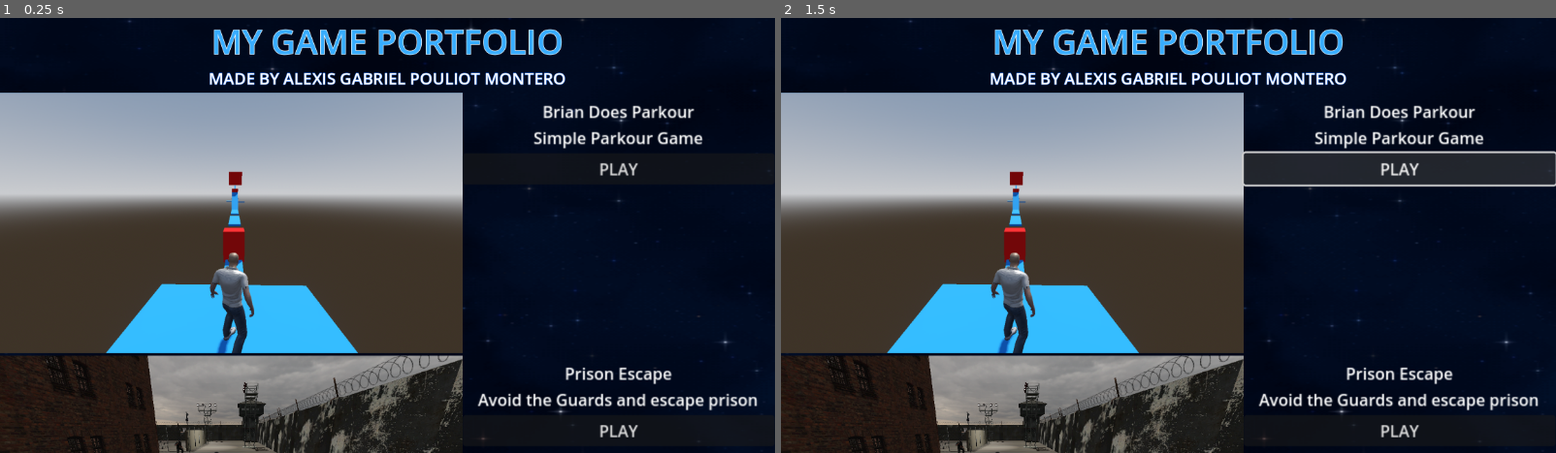
Above: before the commit, frames 1-2 (left to right).
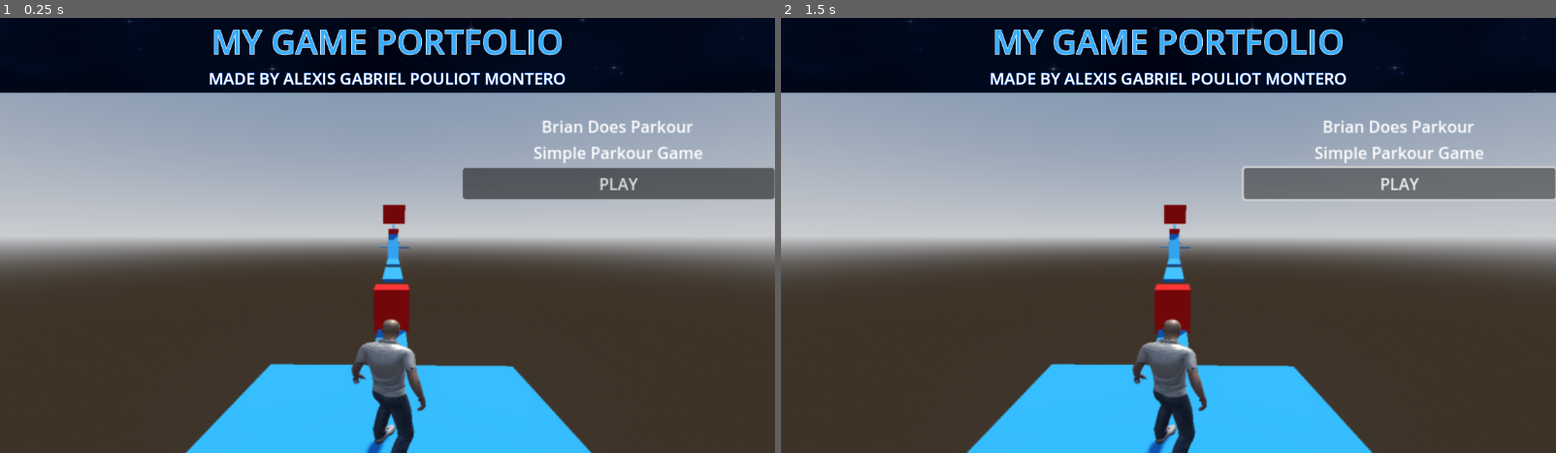
Above: after the commit, the same moments.

Repository: Alexis-dev410/Portfolio
Game: Godot game, scene res://Scenes/Portfolio.tscn
Two runs of this game, one before a commit and one after it. Both use one fixed random seed, a clock stepped at 60 frames per second and the inputs below. The project has no main scene, so this scene is started directly.
Inputs:
- Up to frame 1 (0.25 s): no input
- Up to frame 2 (1.5 s): click "PLAY" at 0.5 s; click "PLAY" at 1.25 s

The runs differ from the first frame. In frame 1, 62% of the frame differs, in the area x 0-100%, y 17-100%; in frame 2, 62%.

Commit message:
Added exe files, resized images

Diff:
--- a/Scenes/Portfolio.tscn
+++ b/Scenes/Portfolio.tscn
@@ -1,5 +1,6 @@
-[gd_scene load_steps=14 format=3 uid="uid://bmrptoldd76b2"]
+[gd_scene load_steps=15 format=3 uid="uid://bmrptoldd76b2"]
 
+[ext_resource type="Script" uid="uid://b8dsl1pprwb27" path="res://Scripts/portfolio.gd" id="1_bn2y4"]
 [ext_resource type="Texture2D" uid="uid://3pksx4n57wco" path="res://Assets/Brian does parkour.webp" id="3_46nt4"]
 [ext_resource type="Texture2D" uid="uid://2yrt3fovgcas" path="res://Assets/Prison.webp" id="4_ftr4p"]
 [ext_resource type="Texture2D" uid="uid://3o1cr7locorc" path="res://Assets/pixelart_starfield.png" id="4_wns4k"]
@@ -34,6 +35,7 @@
 outline_color = Color(0.15686275, 0.47058824, 1, 1)
 
 [node name="CanvasLayer" type="Node2D"]
+script = ExtResource("1_bn2y4")
 
 [node name="Background" type="Sprite2D" parent="."]
 position = Vector2(576, 324)
@@ -43,14 +45,24 @@
 [node name="CanvasLayer" type="CanvasLayer" parent="."]
 
 [node name="ScrollContainer" type="ScrollContainer" parent="CanvasLayer"]
-offset_right = 1152.0
-offset_bottom = 648.0
+anchors_preset = 6
+anchor_left = 1.0
+anchor_top = 0.5
+anchor_right = 1.0
+anchor_bottom = 0.5
+offset_left = -1152.0
+offset_top = -324.0
+offset_bottom = 324.0
+grow_horizontal = 0
+grow_vertical = 2
+size_flags_horizontal = 8
 theme = SubResource("Theme_vaiur")
 
 [node name="VBoxContainer" type="VBoxContainer" parent="CanvasLayer/ScrollContainer"]
+custom_minimum_size = Vector2(800, 0)
 layout_mode = 2
 size_flags_horizontal = 3
-size_flags_vertical = 3
+size_flags_vertical = 6
 
 [node name="Label" type="Label" parent="CanvasLayer/ScrollContainer/VBoxContainer"]
 layout_mode = 2
@@ -65,9 +77,11 @@
 label_settings = SubResource("LabelSettings_bn2y4")
 
 [node name="TextureRect" type="TextureRect" parent="CanvasLayer/ScrollContainer/VBoxContainer"]
+custom_minimum_size = Vector2(1150, 550)
 layout_mode = 2
+size_flags_vertical = 4
 texture = ExtResource("3_46nt4")
-stretch_mode = 2
+expand_mode = 2
 
 [node name="VBoxContainer" type="VBoxContainer" parent="CanvasLayer/ScrollContainer/VBoxContainer/TextureRect"]
 layout_mode = 1
@@ -86,16 +100,18 @@
 
 [node name="Label" type="Label" parent="CanvasLayer/ScrollContainer/VBoxContainer/TextureRect/VBoxContainer"]
 layout_mode = 2
+size_flags_horizontal = 4
 text = "Brian Does Parkour
 Simple Parkour Game"
 horizontal_alignment = 1
 
-[node name="PlayButton" type="Button" parent="CanvasLayer/ScrollContainer/VBoxContainer/TextureRect/VBoxContainer"]
+[node name="ParkourPlayButton" type="Button" parent="CanvasLayer/ScrollContainer/VBoxContainer/TextureRect/VBoxContainer"]
 layout_mode = 2
+size_flags_vertical = 4
 text = "PLAY"
 
 [node name="TextureRect2" type="TextureRect" parent="CanvasLayer/ScrollContainer/VBoxContainer"]
-custom_minimum_size = Vector2(688, 350)
+custom_minimum_size = Vector2(1150, 500)
 layout_mode = 2
 size_flags_horizontal = 0
 texture = ExtResource("4_ftr4p")
@@ -108,26 +124,28 @@
 anchor_top = 0.13700001
 anchor_right = 0.799
 anchor_bottom = 0.13700001
-offset_left = 138.28796
-offset_top = -38.95001
-offset_right = 447.62128
-offset_bottom = 45.049995
+offset_left = -263.0
+offset_top = -46.95001
+offset_right = 46.333374
+offset_bottom = 37.049995
 grow_horizontal = 0
 grow_vertical = 2
 scale = Vector2(1.5, 1.5)
 
 [node name="Label" type="Label" parent="CanvasLayer/ScrollContainer/VBoxContainer/TextureRect2/VBoxContainer"]
 layout_mode = 2
+size_flags_horizontal = 4
 text = "Prison Escape
 Avoid the Guards and escape prison"
 horizontal_alignment = 1
 
-[node name="PlayButton" type="Button" parent="CanvasLayer/ScrollContainer/VBoxContainer/TextureRect2/VBoxContainer"]
+[node name="PrisonPlayButton" type="Button" parent="CanvasLayer/ScrollContainer/VBoxContainer/TextureRect2/VBoxContainer"]
 layout_mode = 2
+size_flags_vertical = 4
 text = "PLAY"
 
 [node name="TextureRect3" type="TextureRect" parent="CanvasLayer/ScrollContainer/VBoxContainer"]
-custom_minimum_size = Vector2(688, 350)
+custom_minimum_size = Vector2(1150, 500)
 layout_mode = 2
 size_flags_horizontal = 0
 texture = ExtResource("5_vaiur")
@@ -140,24 +158,31 @@
 anchor_top = 0.177
 anchor_right = 1.0
 anchor_bottom = 0.177
-offset_top = -62.950005
-offset_right = 309.3333
-offset_bottom = 47.05
+offset_left = -462.0
+offset_top = 44.49994
+offset_right = -152.66675
+offset_bottom = 154.49994
 grow_horizontal = 0
 grow_vertical = 2
 scale = Vector2(1.5, 1.5)
 
 [node name="Label" type="Label" parent="CanvasLayer/ScrollContainer/VBoxContainer/TextureRect3/VBoxContainer"]
 layout_mode = 2
+size_flags_horizontal = 4
 text = "Tower Defense
 Endless Defense against Ogres
 Aim for the best score!"
 horizontal_alignment = 1
 
-[node name="PlayButton" type="Button" parent="CanvasLayer/ScrollContainer/VBoxContainer/TextureRect3/VBoxContainer"]
+[node name="TDPlayButton" type="Button" parent="CanvasLayer/ScrollContainer/VBoxContainer/TextureRect3/VBoxContainer"]
 layout_mode = 2
+size_flags_vertical = 4
 text = "PLAY"
 
 [node name="BackgroundMusic" type="AudioStreamPlayer" parent="."]
 stream = ExtResource("5_epvqv")
 autoplay = true
+
+[connection signal="pressed" from="CanvasLayer/ScrollContainer/VBoxContainer/TextureRect/VBoxContainer/ParkourPlayButton" to="." method="_on_parkour_play_button_pressed"]
+[connection signal="pressed" from="CanvasLayer/ScrollContainer/VBoxContainer/TextureRect2/VBoxContainer/PrisonPlayButton" to="." method="_on_prison_play_button_pressed"]
+[connection signal="pressed" from="CanvasLayer/ScrollContainer/VBoxContainer/TextureRect3/VBoxContainer/TDPlayButton" to="." method="_on_td_play_button_pressed"]
--- /dev/null
+++ b/Scripts/portfolio.gd
@@ -0,0 +1,27 @@
+extends Node2D
+
+
+func _ready():
+	var dir = DirAccess.open("res://games")
+	if dir:
+		for file in dir.get_files():
+			print(file)
+		for folder in dir.get_directories():
+			print("DIR:", folder)
+	else:
+		print("Folder not found")
+
+
+func _on_parkour_play_button_pressed() -> void:
+	var game_path := ProjectSettings.globalize_path("res://games/Assignment 1.exe")
+	OS.shell_open(game_path)
+
+
+func _on_prison_play_button_pressed() -> void:
+	var game_path := ProjectSettings.globalize_path("res://games/Assignment 4.exe")
+	OS.shell_open(game_path)
+
+
+func _on_td_play_button_pressed() -> void:
+	var game_path := ProjectSettings.globalize_path("res://games/Assignment 5.exe")
+	OS.shell_open(game_path)
Not shown, added: Scripts/portfolio.gd.uid
Not shown, changed: .gitignore
Not shown, added: Games/Assignment 1.console.exe
Not shown, added: Games/Assignment 1.exe
Not shown, added: Games/Assignment 4.console.exe
Not shown, added: Games/Assignment 4.exe
Not shown, added: Games/Assignment 5.console.exe
Not shown, added: Games/Assignment 5.exe
